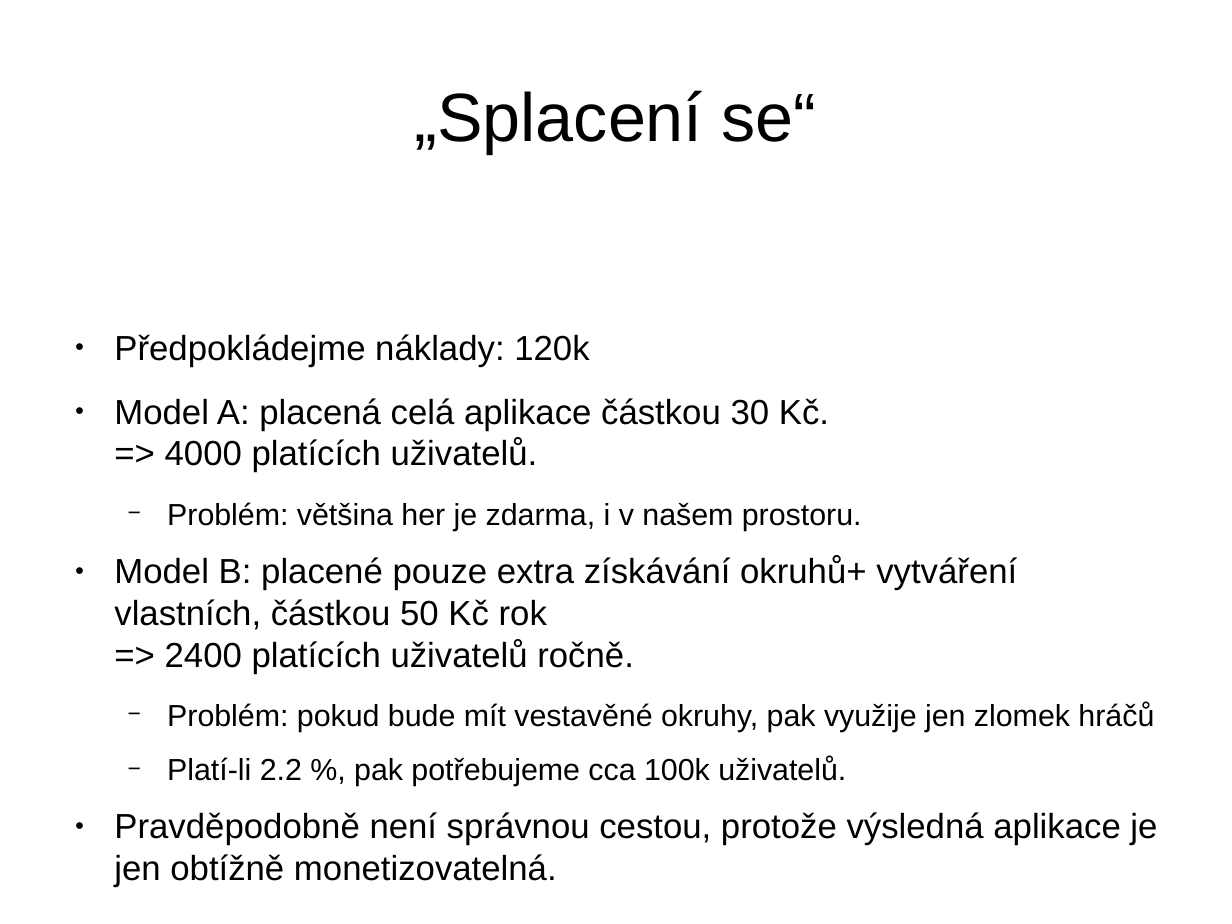
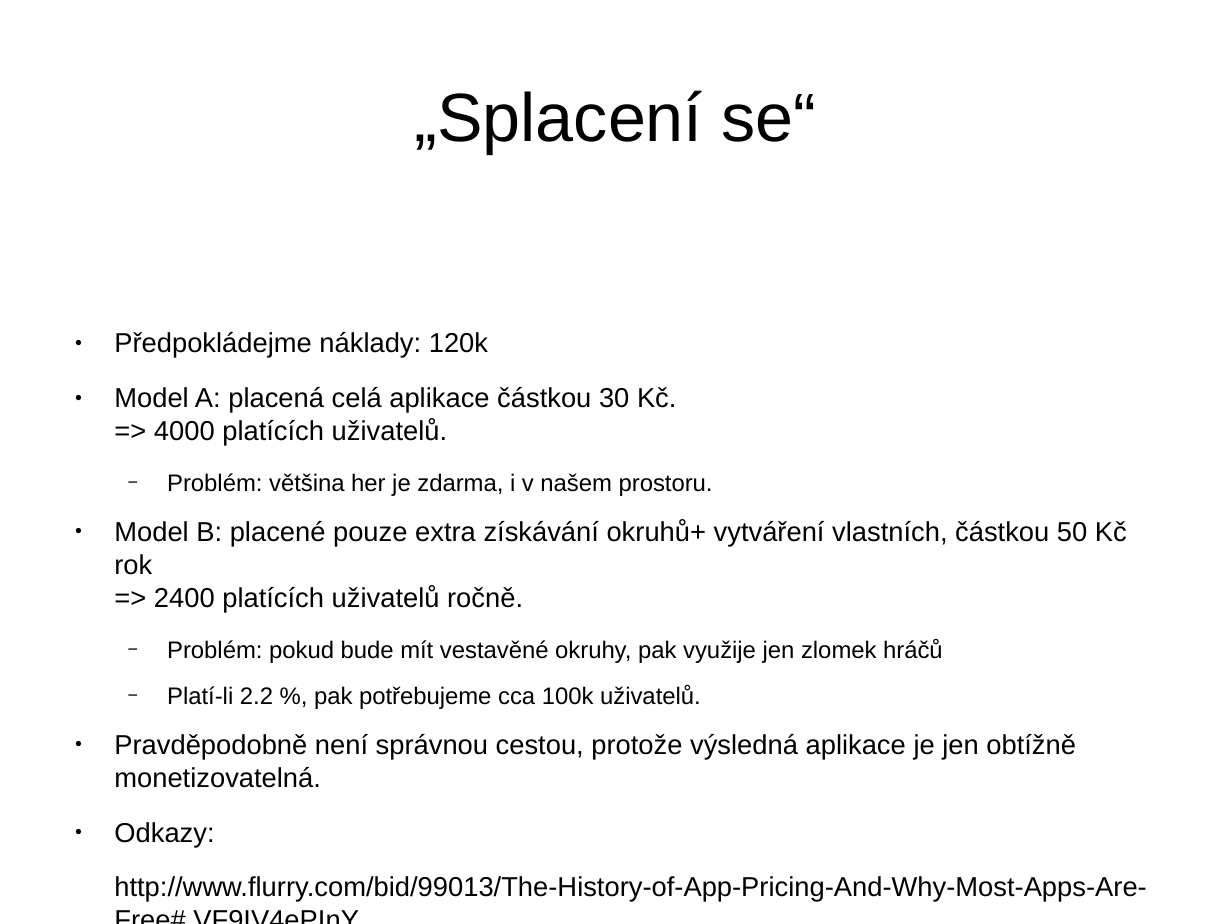
Before and after one commit to repli2dev/pv024-project, a slide deck: slide 7 of docs/financni_kalkulace.odp. Drawn at 1232x924 pixels with LibreOffice and Linux fonts; fonts in the diff are those of the drawing. Boxes give left, top, right and bottom in pixels: in the first picture for what was removed or moved away, otherwise in the second. Text is boxed around its words. In the diff, an @@ line names an element or a change of style, - is before the commit and + after.

```diff
--- a/docs/financni_kalkulace.odp
+++ b/docs/financni_kalkulace.odp
@@ text at box(114, 332, 1127, 788): size 22.4 to 17.6 pt in "Předpokládejme náklady: 120k", "Model A: placená celá aplikace částkou 30 ...", "Model B: placené pouze extra získávání okruhů+ ...", "Pravděpodobně není správnou cestou, protože výsledná aplikac ..."; size 19.6 to 15.4 pt in "Problém: většina her je zdarma, i v ...", "Problém: pokud bude mít vestavěné okruhy, pak ...", "Platí-li 2.2 %, pak potřebujeme cca 100k ..." @@
@@ text at box(114, 822, 1146, 901): paragraphs added @@
+● Odkazy:
+http://www.flurry.com/bid/99013/The-History-of-App-Pricing-And-Why-Most-Apps-Are-Free#.VF9IV4ePInY
```
Also in this commit, not shown: 1 slide added.
